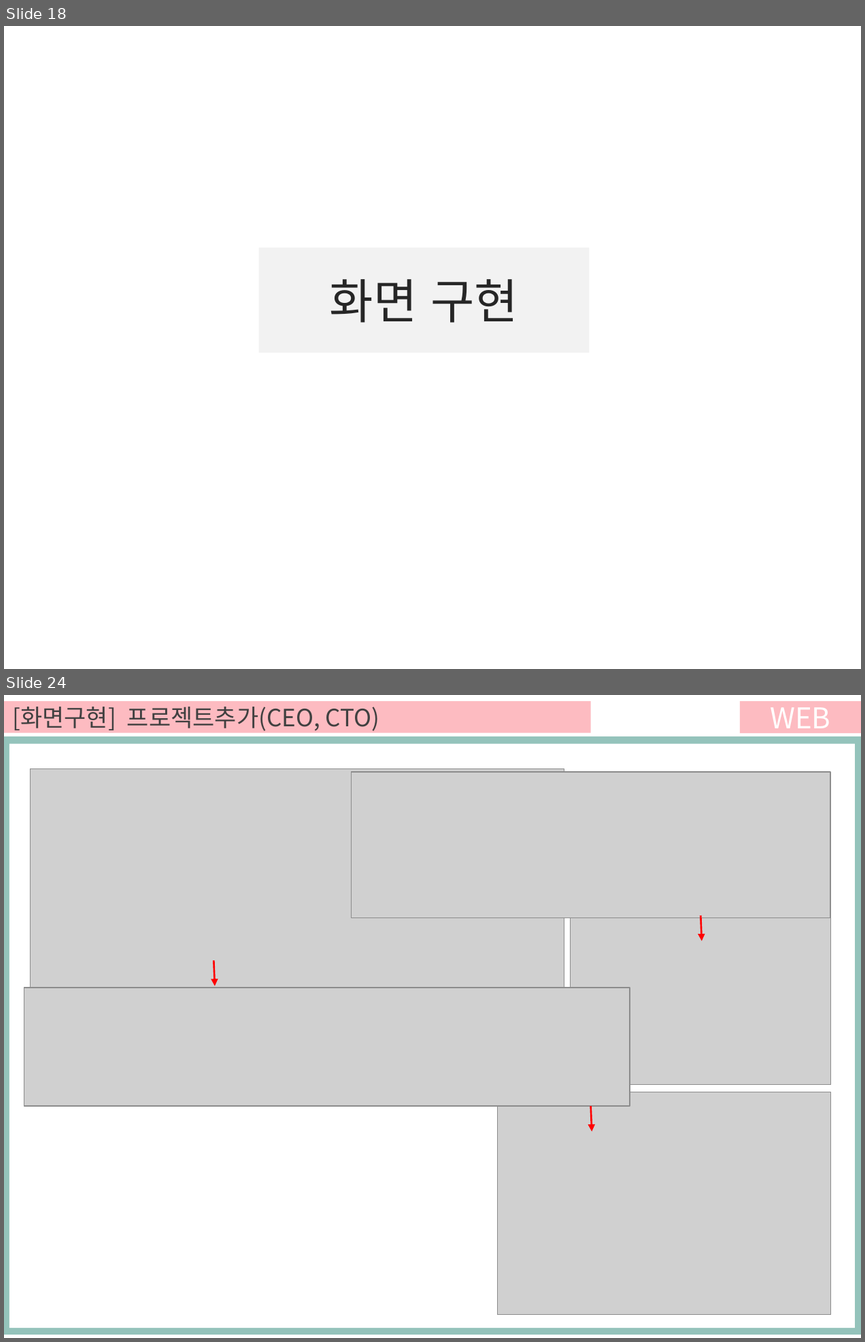
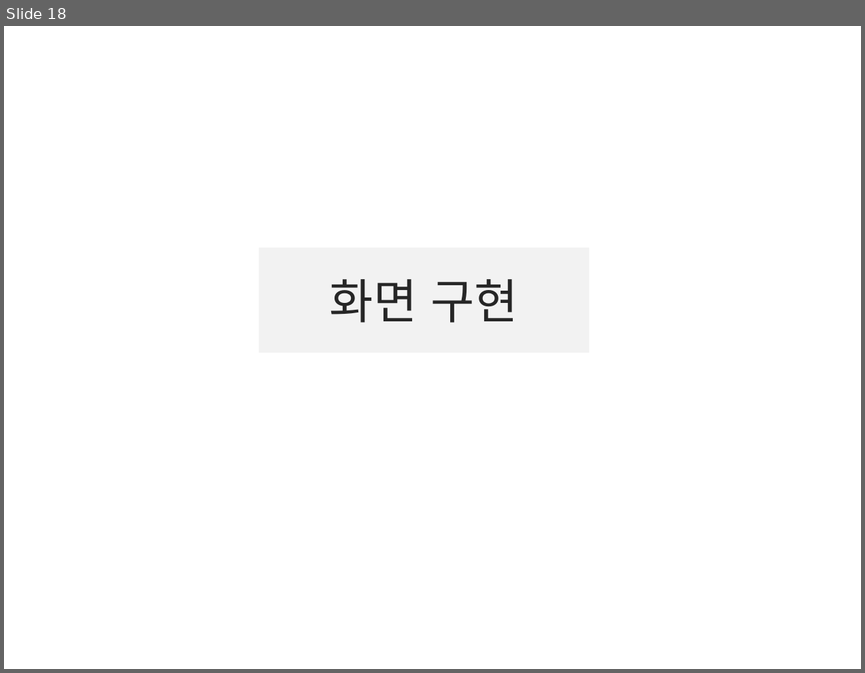
Before and after one commit to ezenteam03/project06, a slide deck: WebContent/HANA/PPT/0608 전현규.pptx. Shown one above the other, each under a label of ours: slides 18 and 24 before the commit, slide 18 after it; the slides between them are not shown. The pictures are 865x1342 and 865x673 pixels, drawn with LibreOffice and Linux fonts; fonts in the diff are those of the drawing; grey boxes stand for pictures. Boxes give left, top, right and bottom in pixels: in the first picture for what was removed or moved away, otherwise in the second. Text is boxed around its words. In the diff, an @@ line names an element or a change of style, - is before the commit and + after.

```diff
--- a/WebContent/HANA/PPT/0608 전현규.pptx
+++ b/WebContent/HANA/PPT/0608 전현규.pptx
@@ slide 24 removed at box(4, 695, 861, 1338), background #FFFFFF @@
@@ rectangle removed at box(4, 701, 591, 732) @@
-[화면구현] 프로젝트추가(CEO, CTO)
@@ rectangle removed at box(740, 701, 861, 732) @@
-WEB
@@ rectangle removed at box(4, 736, 861, 1334) @@
@@ rectangle removed at box(9, 744, 854, 1327) @@
@@ picture removed at box(31, 768, 564, 1084) @@
@@ picture removed at box(351, 772, 830, 918) @@
@@ picture removed at box(570, 915, 831, 1084) @@
@@ arrow removed from (700, 915) to (702, 941) @@
@@ arrow removed from (214, 961) to (215, 985) @@
@@ picture removed at box(24, 987, 630, 1106) @@
@@ picture removed at box(498, 1091, 831, 1314) @@
@@ arrow removed from (591, 1106) to (592, 1131) @@
```
Also in this commit, not shown: 9 slides changed, 5 slides added, 6 other slides removed, 32 other files.
